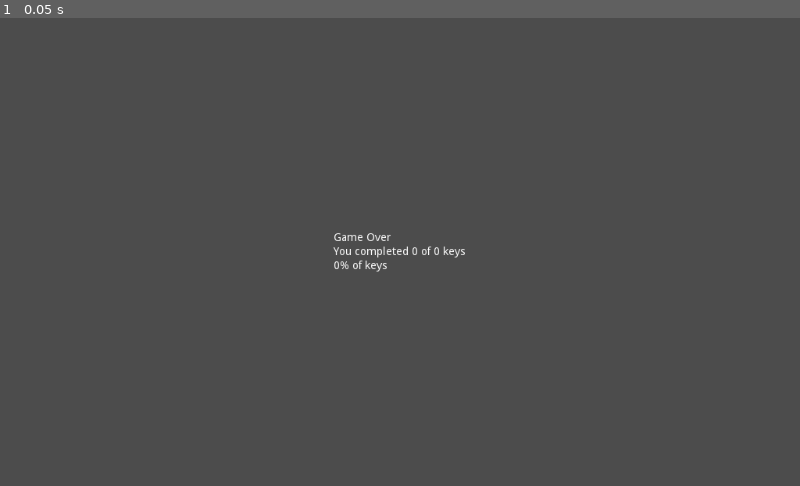
Above: before the commit, frame 1.
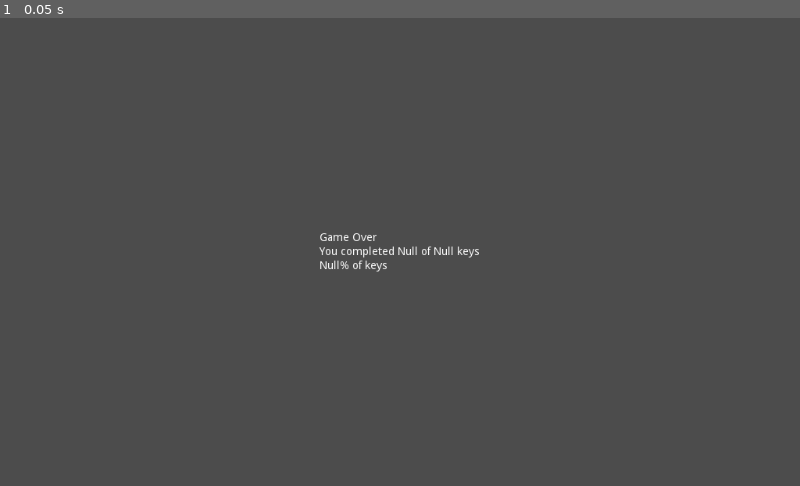
Above: after the commit, the same moment.

Repository: harrypujols/rhythm-game
Game: Godot game, scene res://rooms/ending.tscn
Two runs of this game, one before a commit and one after it. Both use one fixed random seed, a clock stepped at 60 frames per second and the inputs below. This scene is started directly instead of the project's main scene.
Inputs:
- Up to frame 1 (0.05 s): no input

The runs differ from the first frame. In frame 1, 0.3% of the frame differs, in the area x 39-60%, y 45-54%.
Error after the commit: Parse Error: Parse error: Spaces used before tabs on a line (res://scripts/global.gd:28)

Commit message:
attempting game save

Diff:
--- a/scripts/ending.gd
+++ b/scripts/ending.gd
@@ -5,9 +5,21 @@
 var score_text = 'You completed {score} of {total} keys'
 var percentage_text = '{percentage}% of keys'
 var score = String(global.final_score.scored)
+var high_score = String(global.final_score.high_score)
 var total = String(global.final_score.total)
 var percentage = String(global.final_score.percentage)
 
+
+func get_high_score():
+	global.load_game()
+
+	if score > high_score:
+		high_score = score
+		global.save_game()
+
+	print(high_score)
+
 func _ready():
+	get_high_score()
 	final_score.text = score_text.format({'score': score, 'total': total})
 	percentage_label.text = percentage_text.format({'percentage': percentage})
--- a/scripts/global.gd
+++ b/scripts/global.gd
@@ -1,7 +1,37 @@
 extends Node
 
 var final_score = {
-	total = 0,
-	scored = 0,
-	percentage = 0
+	'total': 0,
+	'scored': 0,
+	'percentage': 0,
+	'high_score': 0
 }
+
+const path = 'user://save.filex'
+
+static func load_game():
+	var file = File.new()
+	if not file.file_exists(path):
+		#if there's not such file
+		save_game()
+		return
+
+	file.open(path, file.READ)
+	var text = file.get_as_text()
+	file.close()
+	var result_json = JSON.parse(text)
+	if result_json.error == OK:
+		print('loading')
+		global.final_score = result_json.result
+		print(result_json.result)
+	else:
+    	print('Error: ', result_json.error)
+    	print('Error Line: ', result_json.error_line)
+    	print('Error String: ', result_json.error_string)
+
+static func save_game():
+	var file = File.new()
+	file.open(path, File.WRITE)
+	print('saving')
+	file.store_string(global.final_score)
+	file.close()
--- a/scripts/stage.gd
+++ b/scripts/stage.gd
@@ -7,7 +7,7 @@
 var fails = 3
 var total_score
 var get_action_button = load('res://interface/action_button.tscn')
-var action_button_list = ['down', 'left', 'right']
+var action_button_list = ['down', 'left', 'right', 'left']
 onready var trail = find_node('trail')
 onready var score_label = find_node('score_label')
 onready var action_buttons = get_tree().get_nodes_in_group('action_buttons')
@@ -20,6 +20,7 @@
 		action_button.tag = tag
 		action_button.connect('score', self, 'on_action_button_score')
 		trail.add_child(action_button)
+#		var size = action_button.find_node('button_hitbox').get_shape().get_extents().x
 		action_button.position.x = action_button.position.x + gap
 		gap += 80
 
